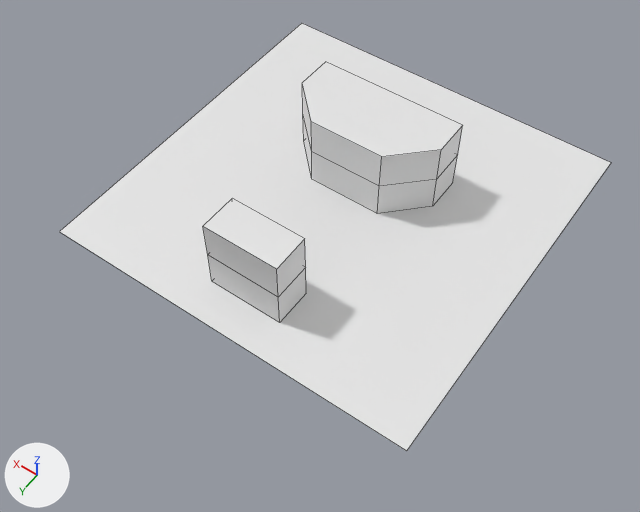
Two versions of the Blender file TSA_master/Assets/LevelGeometry/testLevel_01.blend, one commit apart.
Before and after are seen from a camera (50 mm lens) standing at (-3.23, 17.57, 16.74) and looking at (4.43, 6.84, -0.11). Arrows for +X, +Y and +Z are at lower left; the lights stay in place. Mesh edges are drawn as thin lines.

In view in the first picture: 'LevelGeometry'.
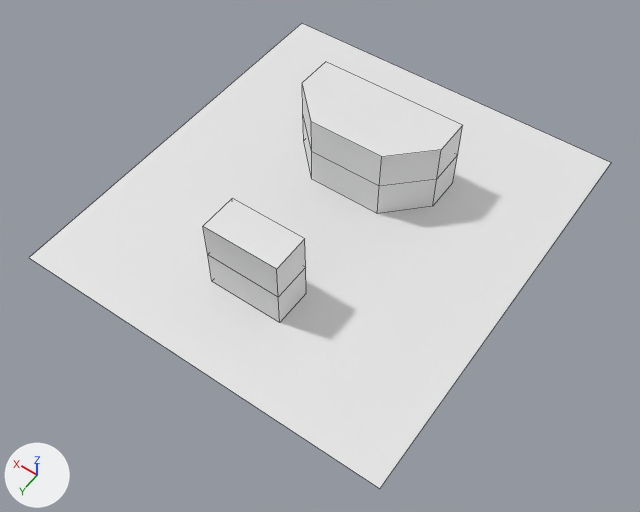
Pixel boxes (x1, y1, x2, y2) of what changed, in the pictures (640 x 512 px):
'LevelGeometry', reshaped (9% taller): before (59, 23, 611, 451); after (29, 23, 611, 489)

The change, as a diff of the scene's bpy script:
```diff
--- a/TSA_master/Assets/LevelGeometry/testLevel_01.blend.py
+++ b/TSA_master/Assets/LevelGeometry/testLevel_01.blend.py
@@ me_levelgeometrymesh_001 @@
 me_levelgeometrymesh_001.from_pydata(...)  # 145 vertices, 23 faces; spans x 0.0..10.0, y 0.0..10.0, z 0.0..2.0
 # used by ob_levelgeometry; location = (0.0, 0.0, 0.0)
 # before: 2 (10.0, 10.0, 0.0) at pixel (59, 231), 3 (0.0, 10.0, 0.0) at pixel (406, 450), 25 (1.0, 10.0, 0.0) at pixel (365, 425), 36 (2.0, 10.0, 0.0) at pixel (326, 400), 47 (3.0, 10.0, 0.0) at pixel (288, 376)
 # before: 58 (4.0, 10.0, 0.0) at pixel (252, 353), 69 (5.0, 10.0, 0.0) at pixel (217, 331), 80 (6.0, 10.0, 0.0) at pixel (183, 309), 91 (7.0, 10.0, 0.0) at pixel (150, 289), 102 (8.0, 10.0, 0.0) at pixel (119, 269)
 # before: 113 (9.0, 10.0, 0.0) at pixel (88, 250)
+# me_levelgeometrymesh_001 part 1
+for i in [2, 3, 25, 36, 47, 58, 69, 80, 91, 102, 113]: me_levelgeometrymesh_001.vertices[i].co += Vector((0.0, 1.0, 0.0))
```
